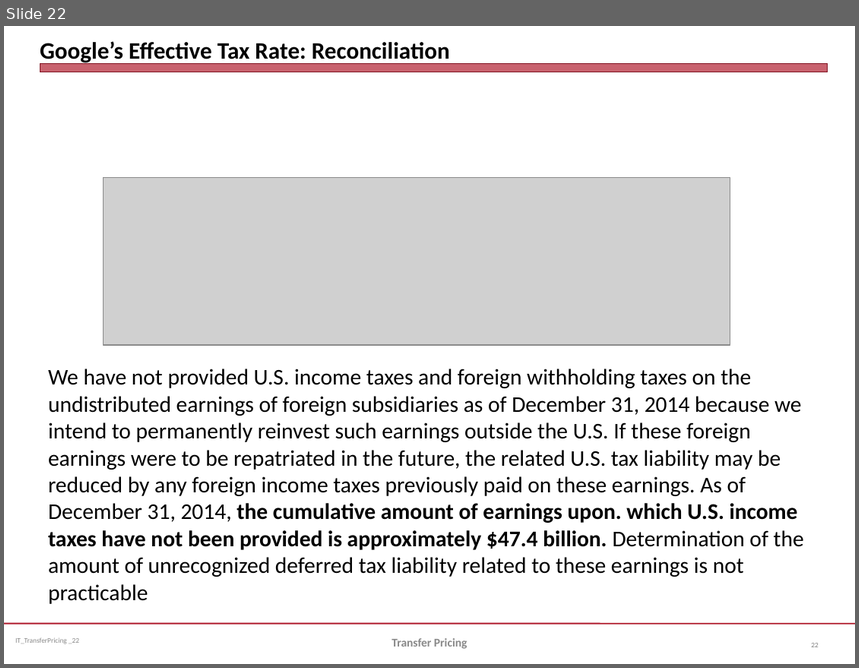
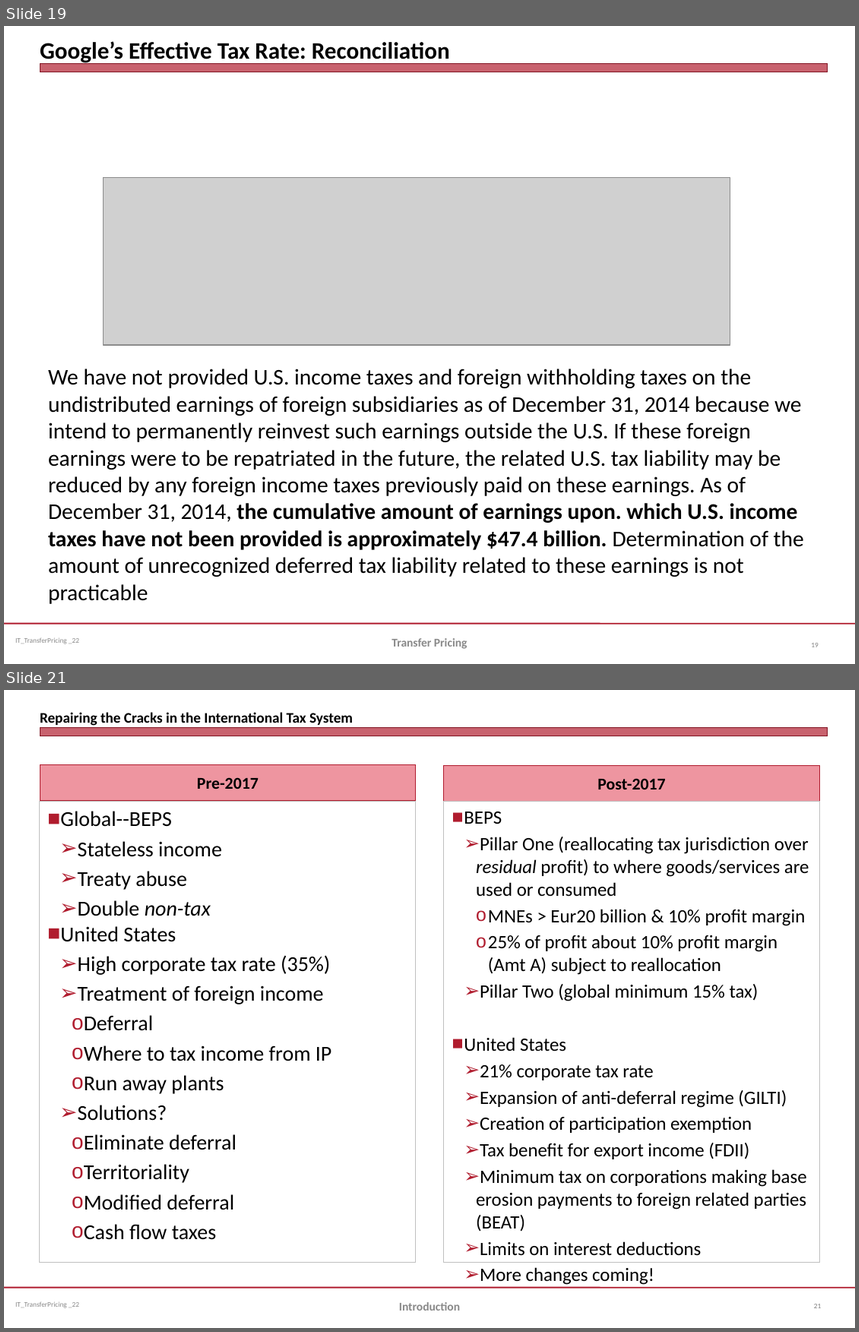
Before and after one commit to jmc877/International-Tax, a slide deck: slides/IT_TransferPricing_2022.pptx. Shown one above the other, each under a label of ours: slide 22 before the commit, slides 19 and 21 after it; the slides between them are not shown. The pictures are 859x668 and 859x1332 pixels, drawn with LibreOffice and Linux fonts; fonts in the diff are those of the drawing; grey boxes stand for pictures. Boxes give left, top, right and bottom in pixels: in the first picture for what was removed or moved away, otherwise in the second. Text is boxed around its words. In the diff, an @@ line names an element or a change of style, - is before the commit and + after.

```diff
--- a/slides/IT_TransferPricing_2022.pptx
+++ b/slides/IT_TransferPricing_2022.pptx
@@ slide 21 added at <box>4,690,855,1328</box>, background #FFFFFF; not listed: 3 template elements that a slide beside it also shows @@
@@ title added at <box>40,712,353,726</box>, 12.4 pt, text #000000, bold @@
+Repairing the Cracks in the International Tax System
@@ text added at <box>40,765,416,801</box>, fill #EE95A0, outline #B01C2E 0.75 pt, 14 pt, text #000000, bold @@
+Pre-2017
@@ text added at <box>444,766,820,802</box>, fill #EE95A0, outline #B01C2E 0.75 pt, 14 pt, text #000000, bold @@
+Post-2017
@@ text added at <box>39,802,415,1263</box>, fill #FFFFFF, outline #C0C0C0 0.75 pt, 18 pt, text #000000 @@
+■ Global--BEPS
+  ➢ Stateless income
+  ➢ Treaty abuse
+  ➢ Double non-tax
+■ United States
+  ➢ High corporate tax rate (35%)
+  ➢ Treatment of foreign income
+    o Deferral
+    o Where to tax income from IP
+    o Run away plants
+  ➢ Solutions?
+    o Eliminate deferral
+    o Territoriality
+    o Modified deferral
+    o Cash flow taxes
@@ text added at <box>444,802,820,1263</box>, fill #FFFFFF, outline #C0C0C0 0.75 pt, 16 pt, text #000000 @@
+■ BEPS
+  ➢ Pillar One (reallocating tax jurisdiction over residual profit) to where goods/services are used or consumed
+    o MNEs > Eur20 billion & 10% profit margin
+    o 25% of profit about 10% profit margin (Amt A) subject to reallocation
+  ➢ Pillar Two (global minimum 15% tax)
+■ United States
+  ➢ 21% corporate tax rate
+  ➢ Expansion of anti-deferral regime (GILTI)
+  ➢ Creation of participation exemption
+  ➢ Tax benefit for export income (FDII)
+  ➢ Minimum tax on corporations making base erosion payments to foreign related parties (BEAT)
+  ➢ Limits on interest deductions
+  ➢ More changes coming!
@@ text added at <box>399,1303,460,1311</box>, 10 pt, text #898989, bold @@
+Introduction
@@ page number added at <box>814,1304,821,1309</box>, 6 pt, text #808080 @@
+21
@@ what was slide 22 is now slide 19 @@
```
Also in this commit, not shown: 3 slides changed, 5 other slides added, 4 slides removed, 7 other files.
